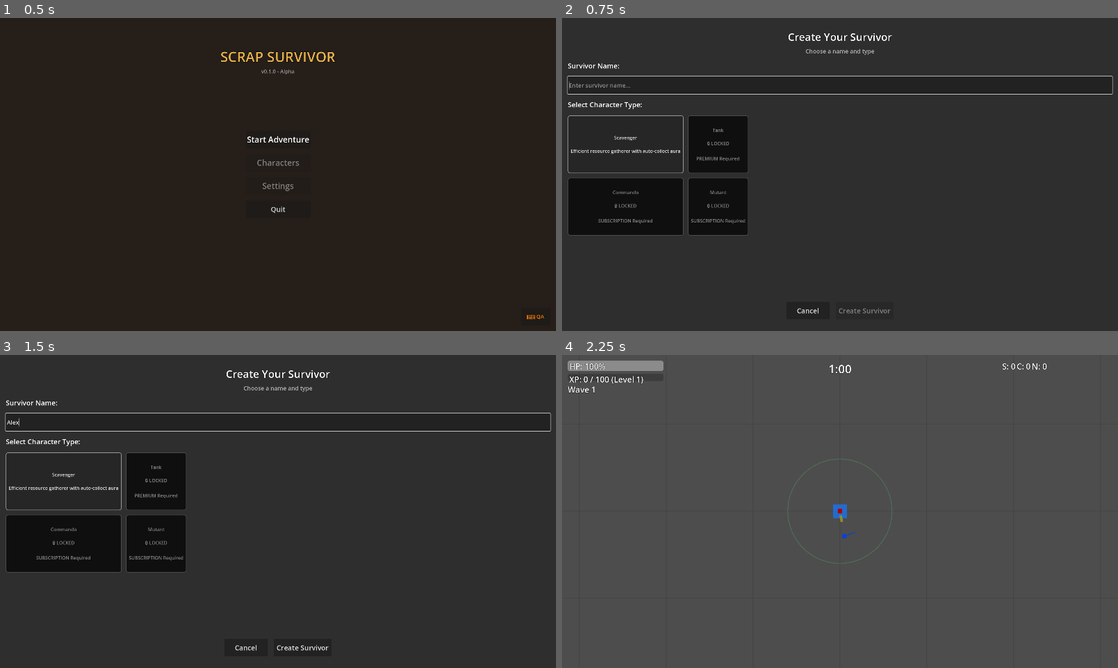
Above: before the commit, frames 1-4 (two rows, left to right).
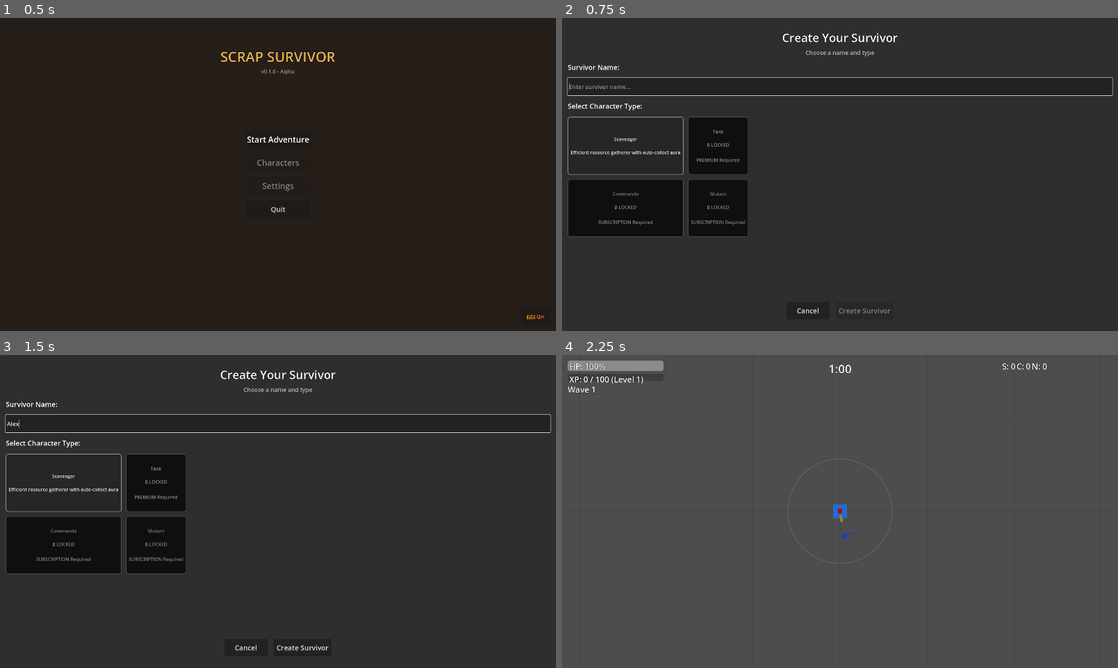
Above: after the commit, the same moments.

Repository: alanjayspector/scrap-survivor-godot
Game: Godot game, scene res://scenes/hub/scrapyard.tscn
The game is run twice, just before and just after one commit, with the same random seed, the same clock (stepped at 60 frames per second) and the same inputs. Sound files missing from this copy of the repository are replaced by a short silence.
Inputs (mouse positions are in pixels of both pictures, inside the frame that each line leads up to):
- Up to frame 1 (0.5 s): no input
- Up to frame 2 (0.75 s): click "Start Adventure" at 0.5 s
- Up to frame 3 (1.5 s): click (278, 420) at 1.27 s; type "Alex" at 1.35 s
- Up to frame 4 (2.25 s): click "Create Survivor" at 2 s

Frame 1 is identical in both runs. In frame 2, 3.1% of the frame differs, in the area x 0-100%, y 4-70%; in frame 3, 3.0%; in frame 4, nothing differs.

Commit message:
feat: Week 16 Phase 1 audit + Phase 2 typography improvements
Phase 1: UI Component Audit (COMPLETE)
- Comprehensive audit of all screens vs mobile-ui-specification.md v1.1
- Identified 7 critical, 8 medium, 8 low priority issues
- Created detailed gap analysis with Brotato standard comparison
- Deliverable: docs/migration/week16-phase1-audit-report.md

Phase 2: Typography System (PARTIAL)
- Created UIConstants class with Brotato measurements
- Created ColorPalette class with WCAG contrast validation
- Updated screen titles: 36pt → 40pt (iOS HIG compliant)
  - Character Creation, Selection, Wave Complete, Game Over
- Updated Character Card stats: 14pt → 17pt (iOS HIG body minimum)

Next: Manual QA testing, then Phase 3 critical fixes (safe areas, buttons)

🤖 Generated with [Claude Code](https://claude.com/claude-code)

Co-Authored-By: Claude <noreply@anthropic.com>

Diff:
--- a/scenes/game/wasteland.tscn
+++ b/scenes/game/wasteland.tscn
@@ -93,7 +93,7 @@
 layout_mode = 2
 theme_override_colors/font_outline_color = Color(0, 0, 0, 1)
 theme_override_constants/outline_size = 3
-theme_override_font_sizes/font_size = 36
+theme_override_font_sizes/font_size = 40
 text = "Game Over"
 horizontal_alignment = 1
 
--- a/scenes/ui/character_card.tscn
+++ b/scenes/ui/character_card.tscn
@@ -33,7 +33,7 @@
 [node name="StatsLabel" type="Label" parent="HBoxContainer/InfoContainer"]
 layout_mode = 2
 theme_override_colors/font_color = Color(0.7, 0.7, 0.7, 1)
-theme_override_font_sizes/font_size = 14
+theme_override_font_sizes/font_size = 17
 text = "Level 1 • Best Wave 0"
 
 [node name="DetailsButton" type="Button" parent="HBoxContainer"]
--- a/scenes/ui/character_creation.tscn
+++ b/scenes/ui/character_creation.tscn
@@ -44,7 +44,7 @@
 text = "Create Your Survivor"
 horizontal_alignment = 1
 vertical_alignment = 1
-theme_override_font_sizes/font_size = 36
+theme_override_font_sizes/font_size = 40
 theme_override_colors/font_outline_color = Color(0, 0, 0, 1)
 theme_override_constants/outline_size = 3
 
--- a/scenes/ui/character_selection.tscn
+++ b/scenes/ui/character_selection.tscn
@@ -40,7 +40,7 @@
 text = "Choose Your Survivor"
 horizontal_alignment = 1
 vertical_alignment = 1
-theme_override_font_sizes/font_size = 36
+theme_override_font_sizes/font_size = 40
 theme_override_colors/font_outline_color = Color(0, 0, 0, 1)
 theme_override_constants/outline_size = 3
 
--- a/scenes/ui/wave_complete_screen.tscn
+++ b/scenes/ui/wave_complete_screen.tscn
@@ -50,7 +50,7 @@
 layout_mode = 2
 theme_override_colors/font_outline_color = Color(0, 0, 0, 1)
 theme_override_constants/outline_size = 3
-theme_override_font_sizes/font_size = 36
+theme_override_font_sizes/font_size = 40
 text = "Wave 1 Complete!"
 horizontal_alignment = 1
 
--- /dev/null
+++ b/scripts/ui/theme/color_palette.gd
@@ -0,0 +1,161 @@
+class_name ColorPalette
+extends RefCounted
+## Color Palette - Brotato exact colors + WCAG contrast validation
+## Week 16 Phase 2: Typography System Overhaul
+## Source: docs/mobile-ui-specification.md v1.1
+
+# ==== BROTATO EXACT COLORS ====
+const PRIMARY_DANGER: Color = Color("#CC3737")  # Red (primary action/danger)
+const SECONDARY_ACCENT: Color = Color("#545287")  # Purple (secondary)
+const SUCCESS: Color = Color("#76FF76")  # Green (XP, positive stats)
+const WARNING: Color = Color("#EAC43D")  # Yellow (gold, warnings)
+
+# Backgrounds
+const BG_DARK_PRIMARY: Color = Color("#282747")  # Main background
+const BG_DARK_SECONDARY: Color = Color("#393854")  # Card backgrounds
+
+# Text (15.1:1 contrast ratio with dark background)
+const TEXT_PRIMARY: Color = Color("#FFFFFF")  # White - extreme contrast
+const TEXT_SECONDARY: Color = Color("#D5D5D5")  # Light gray
+const TEXT_TERTIARY: Color = Color("#EAE2B0")  # Cream
+
+# Disabled
+const DISABLED: Color = Color(0.3, 0.3, 0.3)  # Intentionally low contrast
+
+# ==== EXISTING GAME COLORS (for compatibility) ====
+# These are the current colors used in the game - keep for backward compatibility
+const GAME_GOLD: Color = Color(0.9, 0.7, 0.3, 1)  # Current title color
+const GAME_GRAY: Color = Color(0.7, 0.7, 0.7, 1)  # Current secondary text
+const GAME_BG: Color = Color(0.15, 0.12, 0.1, 1)  # Current background
+
+# ==== PRE-CALCULATED CONTRAST RATIOS ====
+# PERFORMANCE: Cached at startup to avoid expensive pow() calls in hot paths
+static var _contrast_cache: Dictionary = {}
+
+
+static func _static_init():
+	"""Pre-calculate all common color combinations (once at load)"""
+	# Brotato colors against dark backgrounds
+	_cache_contrast_ratio(TEXT_PRIMARY, BG_DARK_PRIMARY)
+	_cache_contrast_ratio(TEXT_SECONDARY, BG_DARK_PRIMARY)
+	_cache_contrast_ratio(TEXT_TERTIARY, BG_DARK_PRIMARY)
+	_cache_contrast_ratio(SUCCESS, BG_DARK_PRIMARY)
+	_cache_contrast_ratio(PRIMARY_DANGER, BG_DARK_PRIMARY)
+	_cache_contrast_ratio(WARNING, BG_DARK_PRIMARY)
+	_cache_contrast_ratio(TEXT_PRIMARY, BG_DARK_SECONDARY)
+	_cache_contrast_ratio(TEXT_SECONDARY, BG_DARK_SECONDARY)
+
+	# Existing game colors
+	_cache_contrast_ratio(GAME_GOLD, GAME_BG)
+	_cache_contrast_ratio(GAME_GRAY, GAME_BG)
+	_cache_contrast_ratio(TEXT_PRIMARY, GAME_BG)
+
+	GameLogger.info("[ColorPalette] Pre-calculated %d contrast ratios" % _contrast_cache.size())
+
+
+static func _cache_contrast_ratio(color1: Color, color2: Color):
+	"""Cache contrast ratio for a color pair"""
+	var key = _get_cache_key(color1, color2)
+	_contrast_cache[key] = _calculate_contrast_ratio(color1, color2)
+
+
+static func _get_cache_key(color1: Color, color2: Color) -> String:
+	"""Generate cache key from two colors"""
+	return "%s_%s" % [color1.to_html(), color2.to_html()]
+
+
+# ==== CONTRAST RATIO CALCULATION ====
+static func get_contrast_ratio(color1: Color, color2: Color) -> float:
+	"""
+	Get contrast ratio between two colors (WCAG standard).
+	Uses cache for performance if available.
+	"""
+	# Check cache first (avoids expensive pow() calls)
+	var key = _get_cache_key(color1, color2)
+	if _contrast_cache.has(key):
+		return _contrast_cache[key]
+
+	# Calculate if not cached
+	return _calculate_contrast_ratio(color1, color2)
+
+
+static func _calculate_contrast_ratio(color1: Color, color2: Color) -> float:
+	"""Calculate WCAG contrast ratio between two colors"""
+	var l1 = _get_relative_luminance(color1)
+	var l2 = _get_relative_luminance(color2)
+
+	var lighter = max(l1, l2)
+	var darker = min(l1, l2)
+
+	return (lighter + 0.05) / (darker + 0.05)
+
+
+static func _get_relative_luminance(color: Color) -> float:
+	"""Calculate relative luminance (WCAG formula)"""
+	var r = _to_linear(color.r)
+	var g = _to_linear(color.g)
+	var b = _to_linear(color.b)
+	return 0.2126 * r + 0.7152 * g + 0.0722 * b
+
+
+static func _to_linear(channel: float) -> float:
+	"""Convert sRGB channel to linear RGB (WCAG formula)"""
+	if channel <= 0.03928:
+		return channel / 12.92
+
+	return pow((channel + 0.055) / 1.055, 2.4)
+
+
+# ==== WCAG VALIDATION ====
+static func validate_text_contrast(text_color: Color, bg_color: Color, font_size: int) -> bool:
+	"""
+	Validate text contrast against WCAG AA standards.
+	Returns true if contrast is sufficient.
+
+	WCAG AA Requirements:
+	- Normal text (<18pt): 4.5:1 minimum
+	- Large text (≥18pt): 3.0:1 minimum
+	"""
+	var ratio = get_contrast_ratio(text_color, bg_color)
+	var min_ratio = 4.5 if font_size < 18 else 3.0  # WCAG AA
+	return ratio >= min_ratio
+
+
+static func print_all_contrast_ratios():
+	"""Debug helper: Print all cached contrast ratios for validation"""
+	print("\n=== COLOR CONTRAST RATIOS (WCAG Validation) ===")
+	for key in _contrast_cache:
+		var ratio = _contrast_cache[key]
+		var passes_aa = ratio >= 4.5
+		var passes_aaa = ratio >= 7.0
+		var status = "AAA ✅" if passes_aaa else ("AA ✅" if passes_aa else "FAIL ❌")
+		print("%s: %.2f:1 (%s)" % [key, ratio, status])
+	print("==============================================\n")
+
+
+# ==== SEMANTIC COLOR HELPERS ====
+static func get_stat_color(value: int) -> Color:
+	"""Get color for stat change display (positive/negative)"""
+	if value > 0:
+		return SUCCESS
+	if value < 0:
+		return PRIMARY_DANGER
+
+	return TEXT_SECONDARY
+
+
+static func get_rarity_color(rarity: String) -> Color:
+	"""Get color for item rarity (standard roguelite pattern)"""
+	match rarity.to_lower():
+		"common":
+			return TEXT_SECONDARY
+		"uncommon":
+			return SUCCESS
+		"rare":
+			return Color("#4D94FF")  # Blue
+		"epic":
+			return Color("#A64DFF")  # Purple
+		"legendary":
+			return WARNING  # Orange/Gold
+		_:
+			return TEXT_PRIMARY
--- /dev/null
+++ b/scripts/ui/theme/ui_constants.gd
@@ -0,0 +1,129 @@
+class_name UIConstants
+extends RefCounted
+## UI Constants - Mobile-optimized measurements (Brotato-informed, iOS HIG validated)
+## Week 16 Phase 2: Typography System Overhaul
+## Source: docs/mobile-ui-specification.md v1.1
+
+# ==== TOUCH TARGETS (from Brotato measurements) ====
+const TOUCH_TARGET_MIN: int = 44  # iOS HIG absolute minimum
+const TOUCH_TARGET_STANDARD: int = 56  # Standard buttons
+const TOUCH_TARGET_LARGE: int = 64  # Primary actions (Brotato primary)
+const TOUCH_TARGET_COMBAT: int = 48  # Pause button (Brotato)
+
+# Button widths (Brotato measurements)
+const BUTTON_PRIMARY_WIDTH: int = 280  # 75% screen width
+const BUTTON_SECONDARY_WIDTH: int = 120
+
+# ==== SPACING (8pt Grid System) ====
+const SPACING_XXS: int = 4
+const SPACING_XS: int = 8
+const SPACING_SM: int = 12
+const SPACING_MD: int = 16  # Brotato element gap (MANDATORY minimum)
+const SPACING_LG: int = 24  # Brotato horizontal padding
+const SPACING_XL: int = 32  # Brotato section spacing
+const SPACING_XXL: int = 48
+const SPACING_XXXL: int = 64
+
+# ==== SAFE AREAS (Brotato-aligned) ====
+const SAFE_AREA_TOP: int = 59  # Brotato HUD top clearance (Dynamic Island)
+const SAFE_AREA_BOTTOM: int = 34  # iOS home indicator
+const SAFE_AREA_SIDES: int = 24  # Brotato horizontal margin
+const SAFE_AREA_SIDES_LANDSCAPE: int = 44
+
+# ==== TYPOGRAPHY (Brotato measurements) ====
+# Screen titles
+const FONT_SIZE_DISPLAY_LARGE: int = 48  # "SCRAP SURVIVOR", main titles
+const FONT_SIZE_DISPLAY_MEDIUM: int = 40  # Alternate screen titles
+
+# Section headers
+const FONT_SIZE_TITLE_LARGE: int = 28  # Section headers, wave labels
+const FONT_SIZE_TITLE_MEDIUM: int = 24  # Subsection headers
+
+# Button labels
+const FONT_SIZE_BUTTON_PRIMARY: int = 20  # Primary button text (upper range)
+const FONT_SIZE_BUTTON_SECONDARY: int = 18  # Secondary button text
+
+# Body text
+const FONT_SIZE_BODY_LARGE: int = 18  # Large body text
+const FONT_SIZE_BODY: int = 14  # Brotato body text (strategic deviation from iOS HIG 17pt)
+
+# Meta text
+const FONT_SIZE_CAPTION: int = 12  # Timestamps, wave counter
+const FONT_SIZE_META: int = 16  # Labels, secondary info
+
+# Combat-specific
+const FONT_SIZE_STAT_COMBAT: int = 28  # HP/Stats (Brotato minimum)
+const FONT_SIZE_STAT_COMBAT_LARGE: int = 32  # HP/Stats (upper range)
+const FONT_SIZE_TIMER: int = 40  # Wave timer (LARGEST in HUD)
+const FONT_SIZE_CURRENCY: int = 20  # Gold/XP display
+
+# ==== COMBAT HUD (Brotato measurements) ====
+const HUD_HP_BAR_WIDTH: int = 180
+const HUD_HP_BAR_HEIGHT: int = 48
+const HUD_XP_BAR_WIDTH: int = 342
+const HUD_XP_BAR_HEIGHT: int = 40
+const HUD_PAUSE_BUTTON_SIZE: int = 48
+
+# ==== ANIMATION DURATIONS (seconds) ====
+const ANIM_BUTTON_PRESS: float = 0.05  # Brotato ultra-fast (50ms)
+const ANIM_BUTTON_RELEASE: float = 0.05
+const ANIM_FAST: float = 0.1
+const ANIM_NORMAL: float = 0.2
+const ANIM_MODAL: float = 0.25  # Brotato screen transitions
+const ANIM_SUCCESS: float = 0.3  # Brotato success feedback
+
+# ==== CORNER RADIUS ====
+const CORNER_RADIUS_SM: int = 4
+const CORNER_RADIUS_MD: int = 8
+const CORNER_RADIUS_LG: int = 12
+const CORNER_RADIUS_XL: int = 16
+
+# ==== OUTLINE SIZES (for text readability) ====
+const OUTLINE_SIZE_CRITICAL: int = 3  # Critical labels (HP, Timer, Stats)
+const OUTLINE_SIZE_HEADER: int = 3  # Headers and titles
+const OUTLINE_SIZE_BUTTON: int = 2  # Button text (optional)
+
+# ==== ACCESSIBILITY ====
+static var animations_enabled: bool = true  # Set to false for reduced motion
+
+
+# Helper functions
+static func ensure_minimum_touch_target(size: Vector2) -> Vector2:
+	"""Ensures a size meets minimum 44pt touch target requirement"""
+	return Vector2(max(size.x, TOUCH_TARGET_MIN), max(size.y, TOUCH_TARGET_MIN))
+
+
+static func get_animation_duration(base_duration: float) -> float:
+	"""Returns 0.0 if animations disabled, base_duration otherwise"""
+	return base_duration if animations_enabled else 0.0
+
+
+static func should_animate() -> bool:
+	"""Returns whether animations should be played"""
+	return animations_enabled
+
+
+static func get_scaled_font_size(base_size: int) -> int:
+	"""
+	Returns font size scaled for device screen size.
+	Scales up 15% on small devices (<5.5" diagonal) for readability.
+	"""
+	var screen_size = DisplayServer.screen_get_size()
+	var diagonal_inches = _calculate_diagonal_inches(screen_size)
+
+	# Scale up text on small devices
+	if diagonal_inches < 5.5:
+		return int(base_size * 1.15)  # 15% larger on small screens
+
+	return base_size
+
+
+static func _calculate_diagonal_inches(size: Vector2i) -> float:
+	"""Calculate screen diagonal in inches from pixel size"""
+	var dpi = DisplayServer.screen_get_dpi()
+	if dpi == 0:
+		dpi = 160  # Fallback for desktop
+
+	var width_inches = size.x / float(dpi)
+	var height_inches = size.y / float(dpi)
+	return sqrt(width_inches * width_inches + height_inches * height_inches)
Not shown, added: scripts/ui/theme/color_palette.gd.uid
Not shown, added: scripts/ui/theme/ui_constants.gd.uid
Not shown, added: docs/migration/week16-phase1-audit-report.md
